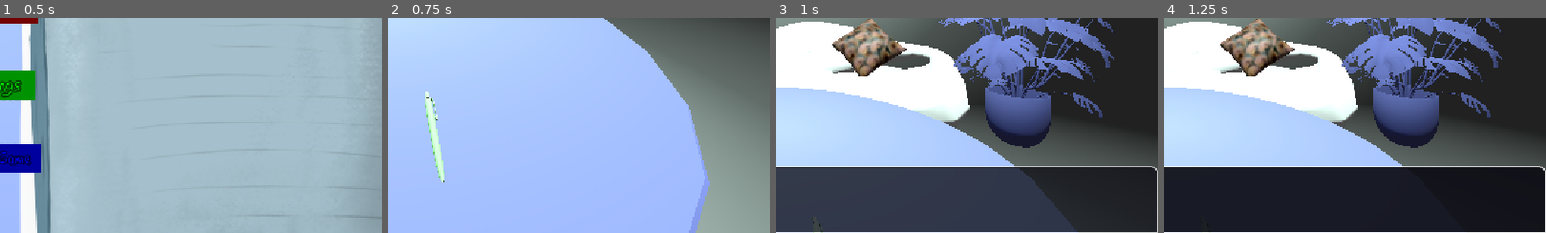
Above: before the commit, frames 1-4 (left to right).
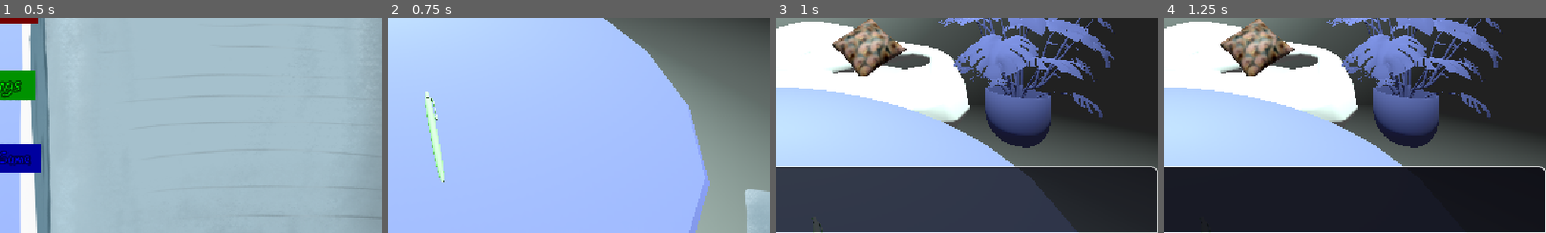
Above: after the commit, the same moments.

Repository: Blulow/octavuss_office
Game: Godot game, scene res://scenes/main_menu.tscn
Two runs of this game, one before a commit and one after it. Both use one fixed random seed, a clock stepped at 60 frames per second and the inputs below.
Inputs (mouse positions are % of the whole screen's width and height, from its top left):
- Up to frame 1 (0.5 s): no input
- Up to frame 2 (0.75 s): tap Enter (ui_accept) at 0.5 s; drag from (54, 48) to (60, 28) at 0.52 s
- Up to frame 3 (1 s): no input
- Up to frame 4 (1.25 s): no input
The pictures show only the part of the screen within x 50-100%, y 50-100%; the shares and areas given below are measured in that part.

Frame 1 is identical in both runs. In frame 2, 1.2% of the frame differs, in the area x 93-100%, y 79-100%; in frame 3, nothing differs; in frame 4, nothing differs.

Commit message:
add: book ui transition

Diff:
--- a/scenes/main_menu.tscn
+++ b/scenes/main_menu.tscn
@@ -75,7 +75,7 @@
 [sub_resource type="PlaneMesh" id="PlaneMesh_drhbd"]
 size = Vector2(18.87, 12.31)
 
-[node name="Node3D" type="Node3D" unique_id=1446060369]
+[node name="MainMenu" type="Node3D" unique_id=1446060369]
 script = ExtResource("1_lgwnu")
 
 [node name="TransCam" type="Camera3D" parent="." unique_id=849756624]
--- a/scripts/mainmenu.gd
+++ b/scripts/mainmenu.gd
@@ -34,16 +34,20 @@
 	book_sprite.visible = false
 
 func _on_start_game_onclick():
-	book.visible = false
-	title.visible = false
 	#name_stand.visible = false
 
 	var tween = create_tween()
 	tween.set_ease(Tween.EASE_IN_OUT)
+	tween.set_parallel()
 	tween.tween_property(trans_cam, "global_position", player_cam.global_position, 0.3)
-	tween.parallel().tween_property(trans_cam, "global_rotation", player_cam.global_rotation, 0.3)
+	tween.tween_property(trans_cam, "global_rotation", player_cam.global_rotation, 0.3)
+	tween.tween_property(book, "global_position:y", book.global_position.y + 1000, 0.3)
+	tween.tween_property(title, "global_position:y", title.global_position.y + 1000, 0.3)
 
 	await tween.finished
+
+	book.visible = false
+	title.visible = false
 	dialogues.get_node("SessionManager").load_next_session(true)
 
 func _on_start_game_onhover():
